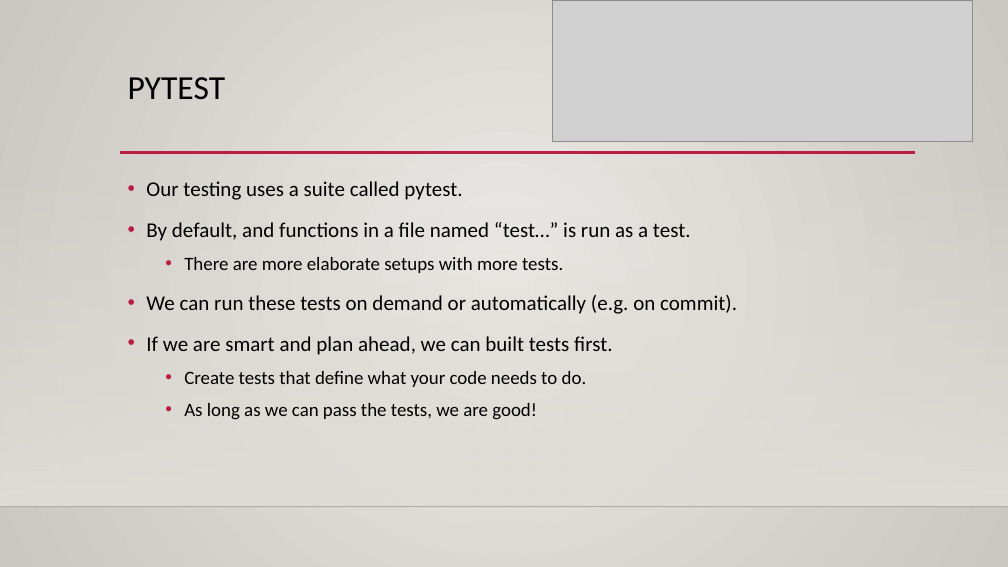
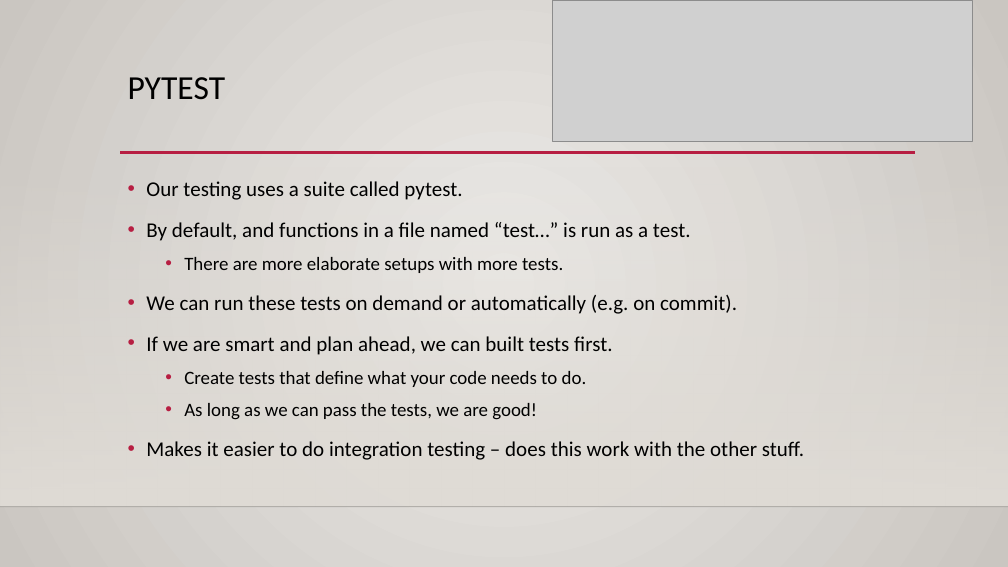
Before and after one commit to AkeemSemperDataScience/Programming_Basics_for_Machine_Learning_Students, a slide deck: slide 15 of reference_material/slides/012_algo_interface_errors.pptx (slide 13 before the commit). Drawn at 1008x567 pixels with LibreOffice and Linux fonts; fonts in the diff are those of the drawing; grey boxes stand for pictures; background and template pictures are left out. Boxes give left, top, right and bottom in pixels: in the first picture for what was removed or moved away, otherwise in the second. Text is boxed around its words. In the diff, an @@ line names an element or a change of style, - is before the commit and + after.

```diff
--- a/reference_material/slides/012_algo_interface_errors.pptx
+++ b/reference_material/slides/012_algo_interface_errors.pptx
@@ text at [146,441,804,460]: paragraph added @@
+• Makes it easier to do integration testing – does this work with the other stuff.
```
Also in this commit, not shown: 3 other slides changed, 2 slides added.
